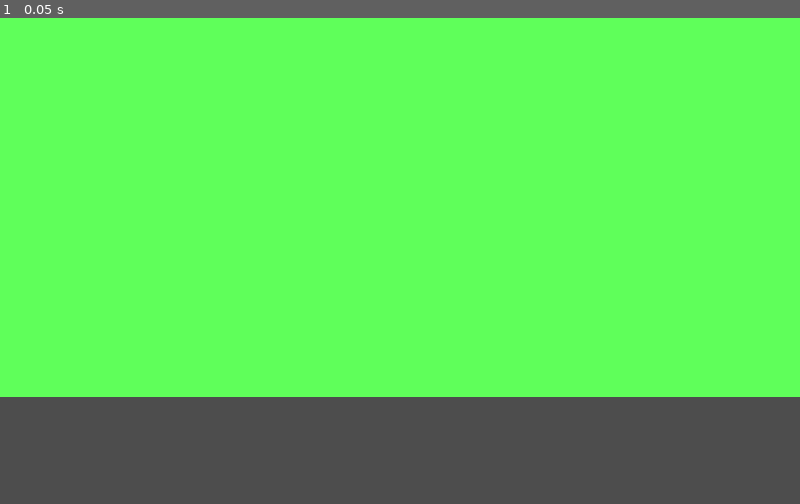
Above: before the commit, frame 1.
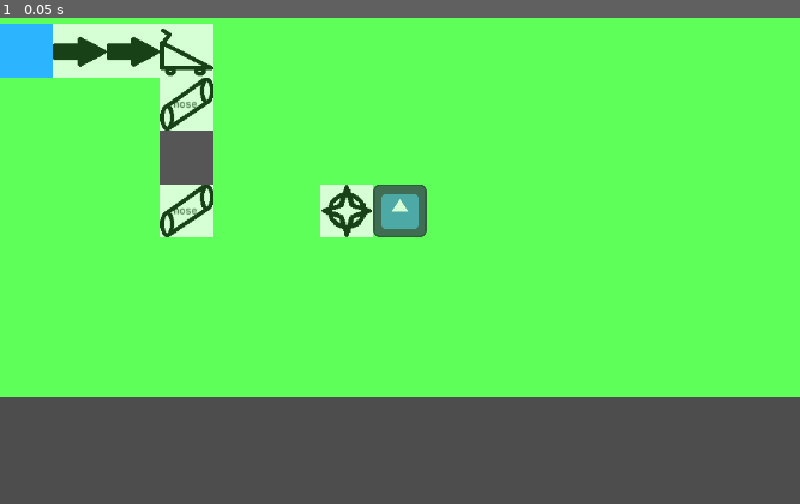
Above: after the commit, the same moment.

Repository: Anjellyrika/the-flower-factory
Game: Godot game, scene res://levels/level_1/level_1.tscn
The game is run twice, just before and just after one commit, with the same random seed, the same clock (stepped at 60 frames per second) and the same inputs. The engine's default icon, where the game draws it, is replaced by a stand-in: a white triangle on a blue panel in a dark square.
Inputs:
- Up to frame 1 (0.05 s): no input

The runs differ from the first frame. In frame 1, 6.5% of the frame differs, in the area x 0-54%, y 1-46%.

Commit message:
feat: add initial scene files for objects

Diff:
--- a/levels/level_1/level_1.tscn
+++ b/levels/level_1/level_1.tscn
@@ -2,6 +2,7 @@
 
 [ext_resource type="PackedScene" uid="uid://dfp8urdyj4ey0" path="res://objects/map_tiles/grass.tscn" id="1_45440"]
 [ext_resource type="PackedScene" uid="uid://dkcyqplmkm1tl" path="res://objects/map_tiles/water.tscn" id="2_epb64"]
+[ext_resource type="TileSet" uid="uid://cha3wu5aejg2k" path="res://objects/objects.tres" id="3_epb64"]
 
 [sub_resource type="TileSetScenesCollectionSource" id="TileSetScenesCollectionSource_iey7c"]
 resource_name = "temp tiles"
@@ -17,3 +18,7 @@
 [node name="Grass" type="TileMapLayer" parent="." unique_id=1671048409]
 tile_map_data = PackedByteArray("AAAAAAAAAQAAAAAAAQABAAAAAQAAAAAAAQABAAEAAQAAAAAAAQACAAEAAQAAAAAAAQADAAIAAQAAAAAAAQAEAA …(1840 unchanged characters)…
 tile_set = SubResource("TileSet_dmglj")
+
+[node name="Objects" type="TileMapLayer" parent="." unique_id=870835876]
+tile_map_data = PackedByteArray("AAAAAAEAAQAAAAAAAQABAAEAAAAAAAAAAgACAAEAAAAAAAAAAgADAAEAAAAAAAAABQADAAIAAAAAAAAAAwADAAQAAAAAAAAAAwAGAAQAAAAAAAAABAAHAAQAAwAAAAAAAQADAAMAAgAAAAAAAQA=")
+tile_set = ExtResource("3_epb64")
--- /dev/null
+++ b/objects/channels/branch.gd
@@ -0,0 +1 @@
+extends Channel
--- a/objects/channels/branch.tscn
+++ b/objects/channels/branch.tscn
@@ -1,3 +1,11 @@
 [gd_scene format=3 uid="uid://dmjpked58upu3"]
 
+[ext_resource type="Script" uid="uid://ce6hntrkhcmfc" path="res://objects/channels/branch.gd" id="1_115bo"]
+[ext_resource type="Texture2D" uid="uid://d1sf8rvjrxwo" path="res://assets/branch.png" id="2_4pcsg"]
+
 [node name="Branch" type="Node2D" unique_id=1508786701]
+script = ExtResource("1_115bo")
+
+[node name="Sprite2D" type="Sprite2D" parent="." unique_id=930623251]
+modulate = Color(1, 1, 1, 0.74509805)
+texture = ExtResource("2_4pcsg")
--- a/objects/channels/halfpipe.tscn
+++ b/objects/channels/halfpipe.tscn
@@ -1,6 +1,11 @@
 [gd_scene format=3 uid="uid://bo4k4bs3rtuvb"]
 
 [ext_resource type="Script" uid="uid://dmulaixqpnthy" path="res://objects/channels/halfpipe.gd" id="1_smfyd"]
+[ext_resource type="Texture2D" uid="uid://51cs766d1utd" path="res://assets/halfpipe.png" id="2_q7ftj"]
 
 [node name="Halfpipe" type="Node2D" unique_id=1311874718]
 script = ExtResource("1_smfyd")
+
+[node name="Sprite2D" type="Sprite2D" parent="." unique_id=1522944658]
+modulate = Color(1, 1, 1, 0.74509805)
+texture = ExtResource("2_q7ftj")
--- /dev/null
+++ b/objects/channels/hose.gd
@@ -0,0 +1 @@
+extends Channel
--- a/objects/channels/hose.tscn
+++ b/objects/channels/hose.tscn
@@ -1,3 +1,11 @@
 [gd_scene format=3 uid="uid://dhyeiwu0a8qd3"]
 
+[ext_resource type="Script" uid="uid://bpi3owfmps8ts" path="res://objects/channels/hose.gd" id="1_wwfbs"]
+[ext_resource type="Texture2D" uid="uid://xcw0jxh0vjbf" path="res://assets/hose.png" id="2_pi4ry"]
+
 [node name="Hose" type="Node2D" unique_id=939167185]
+script = ExtResource("1_wwfbs")
+
+[node name="Sprite2D" type="Sprite2D" parent="." unique_id=370143884]
+modulate = Color(1, 1, 1, 0.74509805)
+texture = ExtResource("2_pi4ry")
--- /dev/null
+++ b/objects/channels/sprinkler.gd
@@ -0,0 +1 @@
+extends Channel
--- a/objects/channels/sprinkler.tscn
+++ b/objects/channels/sprinkler.tscn
@@ -1,3 +1,11 @@
 [gd_scene format=3 uid="uid://bl2o0sdxthjaw"]
 
+[ext_resource type="Script" uid="uid://dic75yccg1fwy" path="res://objects/channels/sprinkler.gd" id="1_iqvmc"]
+[ext_resource type="Texture2D" uid="uid://din3uegf1xy7" path="res://assets/sprinkler.png" id="2_trhti"]
+
 [node name="Sprinkler" type="Node2D" unique_id=18581707]
+script = ExtResource("1_iqvmc")
+
+[node name="Sprite2D" type="Sprite2D" parent="." unique_id=1680301425]
+modulate = Color(1, 1, 1, 0.74509805)
+texture = ExtResource("2_trhti")
--- /dev/null
+++ b/objects/channels/wheelbarrow.gd
@@ -0,0 +1 @@
+extends Channel
--- a/objects/channels/wheelbarrow.tscn
+++ b/objects/channels/wheelbarrow.tscn
@@ -1,3 +1,11 @@
 [gd_scene format=3 uid="uid://8g37kstt60ek"]
 
+[ext_resource type="Script" uid="uid://y2fv7qygt5cb" path="res://objects/channels/wheelbarrow.gd" id="1_dr7mu"]
+[ext_resource type="Texture2D" uid="uid://daxwccyvvmrwu" path="res://assets/wheelbarrow.png" id="2_lw6y4"]
+
 [node name="Wheelbarrow" type="Node2D" unique_id=924564302]
+script = ExtResource("1_dr7mu")
+
+[node name="Sprite2D" type="Sprite2D" parent="." unique_id=1969568604]
+modulate = Color(1, 1, 1, 0.74509805)
+texture = ExtResource("2_lw6y4")
--- /dev/null
+++ b/objects/map_tiles/flower.tscn
@@ -0,0 +1,10 @@
+[gd_scene format=3 uid="uid://bujs6sy76cj3a"]
+
+[ext_resource type="Texture2D" uid="uid://4q335xxs2p" path="res://icon.svg" id="1_oojoj"]
+
+[node name="Flower" type="Node2D" unique_id=548349090]
+
+[node name="Sprite2D" type="Sprite2D" parent="." unique_id=440948423]
+modulate = Color(1, 1, 1, 0.74509805)
+scale = Vector2(0.5, 0.5)
+texture = ExtResource("1_oojoj")
--- /dev/null
+++ b/objects/objects.tres
@@ -0,0 +1,37 @@
+[gd_resource type="TileSet" format=3 uid="uid://cha3wu5aejg2k"]
+
+[ext_resource type="PackedScene" uid="uid://dmjpked58upu3" path="res://objects/channels/branch.tscn" id="1_k4ace"]
+[ext_resource type="PackedScene" uid="uid://bo4k4bs3rtuvb" path="res://objects/channels/halfpipe.tscn" id="2_2vsu8"]
+[ext_resource type="PackedScene" uid="uid://dhyeiwu0a8qd3" path="res://objects/channels/hose.tscn" id="3_2suqf"]
+[ext_resource type="PackedScene" uid="uid://bl2o0sdxthjaw" path="res://objects/channels/sprinkler.tscn" id="4_unehg"]
+[ext_resource type="PackedScene" uid="uid://8g37kstt60ek" path="res://objects/channels/wheelbarrow.tscn" id="5_aakhw"]
+[ext_resource type="PackedScene" uid="uid://dkcyqplmkm1tl" path="res://objects/map_tiles/water.tscn" id="6_ay0k8"]
+[ext_resource type="PackedScene" uid="uid://bb54ljhivqun4" path="res://objects/obstacles/rock.tscn" id="7_2vsu8"]
+[ext_resource type="PackedScene" uid="uid://bujs6sy76cj3a" path="res://objects/map_tiles/flower.tscn" id="8_2suqf"]
+
+[sub_resource type="TileSetScenesCollectionSource" id="TileSetScenesCollectionSource_hyp3v"]
+resource_name = "channels"
+scenes/1/scene = ExtResource("1_k4ace")
+scenes/2/scene = ExtResource("2_2vsu8")
+scenes/3/scene = ExtResource("3_2suqf")
+scenes/4/scene = ExtResource("4_unehg")
+scenes/5/scene = ExtResource("5_aakhw")
+
+[sub_resource type="TileSetScenesCollectionSource" id="TileSetScenesCollectionSource_by8bd"]
+resource_name = "water source"
+scenes/1/scene = ExtResource("6_ay0k8")
+
+[sub_resource type="TileSetScenesCollectionSource" id="TileSetScenesCollectionSource_2suqf"]
+resource_name = "obstacles"
+scenes/1/scene = ExtResource("7_2vsu8")
+
+[sub_resource type="TileSetScenesCollectionSource" id="TileSetScenesCollectionSource_unehg"]
+resource_name = "flower"
+scenes/1/scene = ExtResource("8_2suqf")
+
+[resource]
+tile_size = Vector2i(64, 64)
+sources/0 = SubResource("TileSetScenesCollectionSource_hyp3v")
+sources/1 = SubResource("TileSetScenesCollectionSource_by8bd")
+sources/2 = SubResource("TileSetScenesCollectionSource_2suqf")
+sources/3 = SubResource("TileSetScenesCollectionSource_unehg")
--- a/objects/obstacles/rock.tscn
+++ b/objects/obstacles/rock.tscn
@@ -1,3 +1,10 @@
 [gd_scene format=3 uid="uid://bb54ljhivqun4"]
 
 [node name="Rock" type="Node2D" unique_id=743667323]
+
+[node name="ColorRect" type="ColorRect" parent="." unique_id=1202982367]
+offset_left = -32.0
+offset_top = -32.0
+offset_right = 32.0
+offset_bottom = 32.0
+color = Color(0.3372549, 0.3372549, 0.3372549, 1)
Renamed: objects/channels/channel.gd -> objects/channels/_channel.gd
Renamed: objects/channels/channel.gd.uid -> objects/channels/_channel.gd.uid
Not shown, added: objects/channels/branch.gd.uid
Not shown, added: objects/channels/hose.gd.uid
Not shown, added: objects/channels/sprinkler.gd.uid
Not shown, added: objects/channels/wheelbarrow.gd.uid
